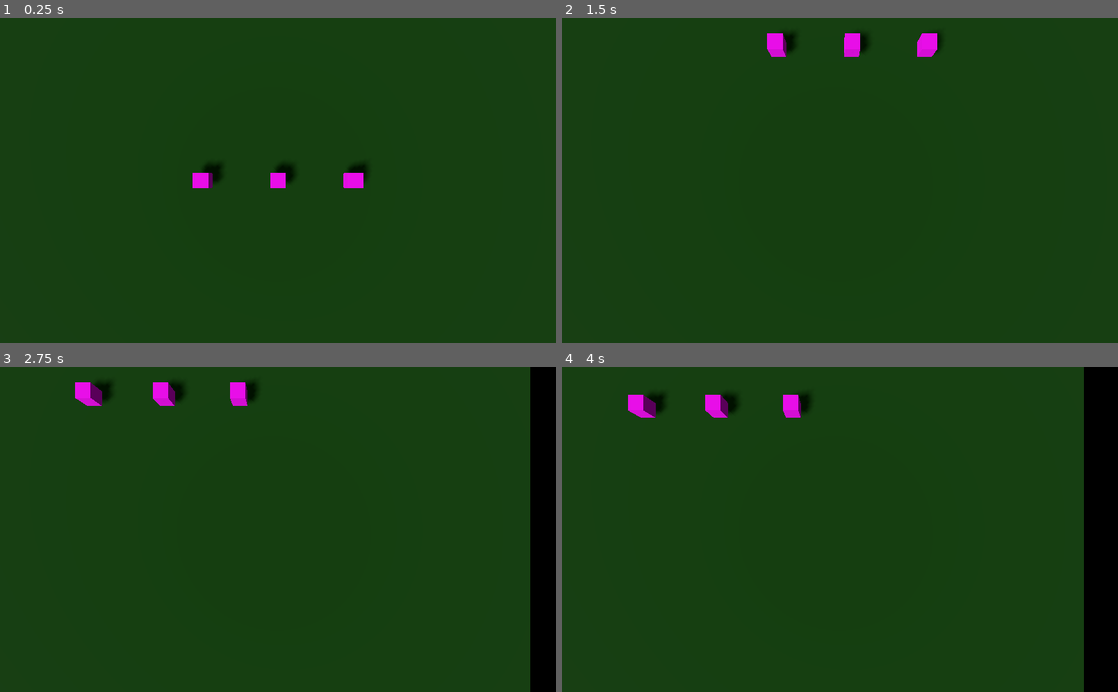
Above: before the commit, frames 1-4 (two rows, left to right).
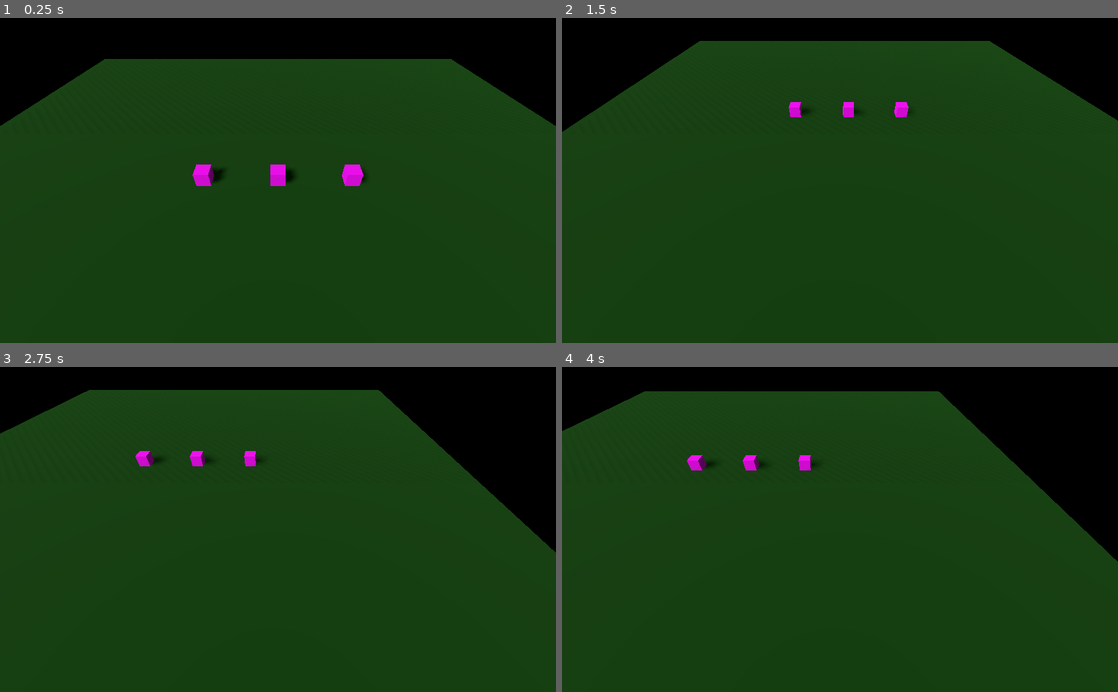
Above: after the commit, the same moments.

Repository: Aspiring-Dinosaur/TownSimProto
Game: Godot game, scene res://scenes/main/main.tscn
The game is run twice, just before and just after one commit, with the same random seed, the same clock (stepped at 60 frames per second) and the same inputs.
Inputs (mouse positions are in pixels of both pictures, inside the frame that each line leads up to):
- Up to frame 1 (0.25 s): no input
- Up to frame 2 (1.5 s): tap Enter at 0.5 s; move the mouse to (962, 164) at 0.52 s; hold S (camera_pan_down) 0.53-1.28 s; click (962, 164) at 0.67 s; move the mouse to (728, 196) at 1.27 s; tap A (camera_pan_left) at 1.35 s; click (728, 196) at 1.42 s
- Up to frame 3 (2.75 s): tap Space at 2 s; move the mouse to (333, 458) at 2.02 s; hold D (camera_pan_right) from 2.03 s (still down); click (333, 458) at 2.17 s
- Up to frame 4 (4 s): move the mouse to (812, 594) at 2.77 s; release D (camera_pan_right) at 2.78 s; tap W (camera_pan_up) at 2.85 s; click (812, 594) at 2.92 s; tap Enter at 3.5 s; move the mouse to (1006, 578) at 3.52 s; tap Middle mouse button (camera_rotate) at 3.6 s; click (1006, 578) at 3.67 s

The runs differ from the first frame. In frame 1, 17% of the frame differs, in the area x 0-100%, y 0-53%; in frame 2, 14%; in frame 3, 17%; in frame 4, 18%, in the area x 0-100%, y 0-100%.

Commit message:
Set the starting tilt of the camera to not start looking straight down

Diff:
--- a/scenes/common/prefabs/top_down_camera.gd
+++ b/scenes/common/prefabs/top_down_camera.gd
@@ -21,8 +21,13 @@
 onready var _lookat = $LookAt
 onready var _camera_boom = $LookAt/CameraBoom
 
+export onready var camera: Camera = $LookAt/CameraBoom/Camera
+
 # TODO: implement a soft, over time rotate when pressing Q/E or
 # camera_rotate_left/_right
+
+func _ready():
+	_boom_rotation.x = TAU / 8.0
 
 func _input(event):
 	# Zooms the camera in and out
